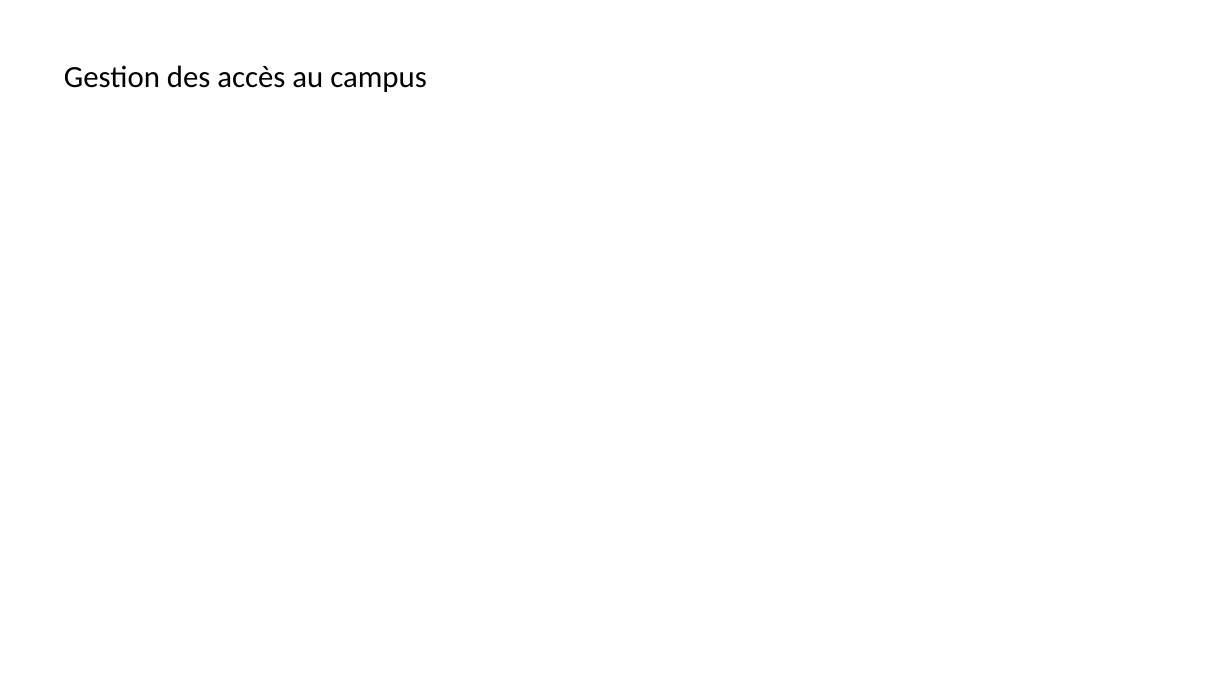
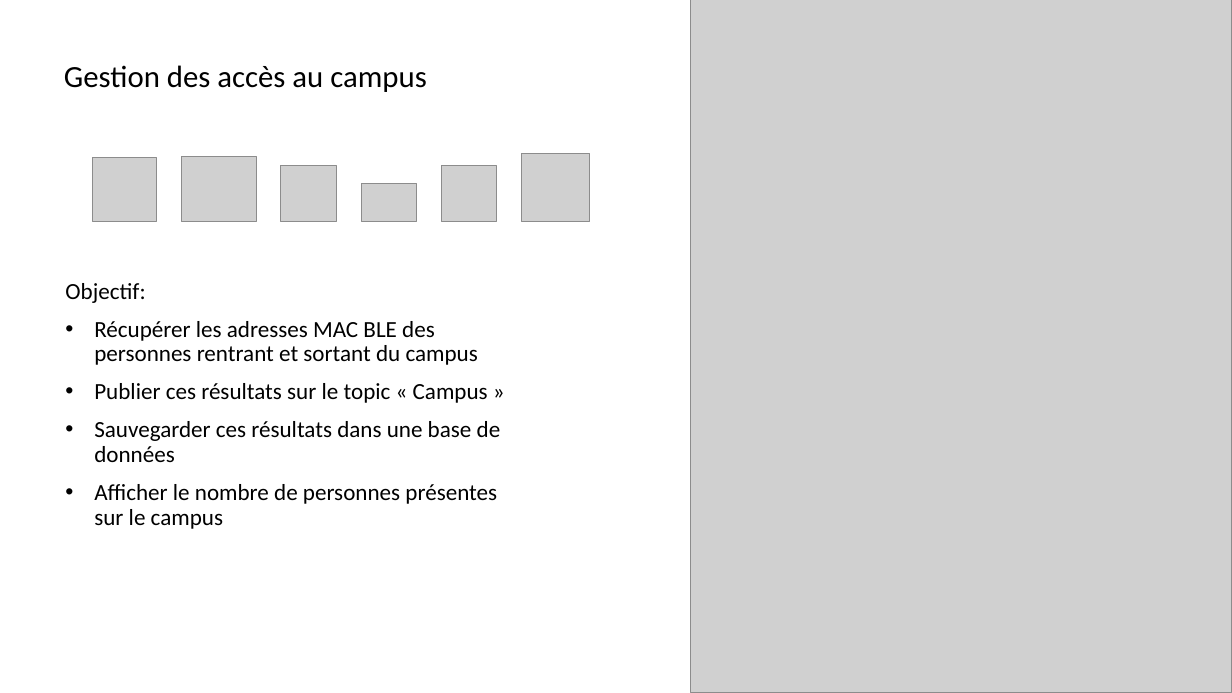
Before and after one commit to AlexandreSaxemard/GestionAccesBatiment, a slide deck: slide 9 of Docs/Gestion des accès au bâtiment.pptx (slide 7 before the commit). Drawn at 1232x693 pixels with LibreOffice and Linux fonts; fonts in the diff are those of the drawing; grey boxes stand for pictures. Boxes give left, top, right and bottom in pixels: in the first picture for what was removed or moved away, otherwise in the second. Text is boxed around its words. In the diff, an @@ line names an element or a change of style, - is before the commit and + after.

```diff
--- a/Docs/Gestion des accès au bâtiment.pptx
+++ b/Docs/Gestion des accès au bâtiment.pptx
@@ picture added at [691, 0, 1232, 693] @@
@@ picture added at [93, 158, 157, 222] @@
@@ picture added at [181, 157, 256, 222] @@
@@ picture added at [281, 166, 336, 222] @@
@@ picture added at [442, 166, 497, 222] @@
@@ picture added at [521, 153, 590, 222] @@
@@ picture added at [361, 184, 417, 222] @@
@@ text added at [65, 283, 501, 529], 18 pt, text #000000 @@
+Objectif:
+• Récupérer les adresses MAC BLE des personnes rentrant et sortant du campus
+• Publier ces résultats sur le topic « Campus »
+• Sauvegarder ces résultats dans une base de données
+• Afficher le nombre de personnes présentes sur le campus
```
Also in this commit, not shown: 5 other slides changed, 2 slides added, 3 slides removed.
